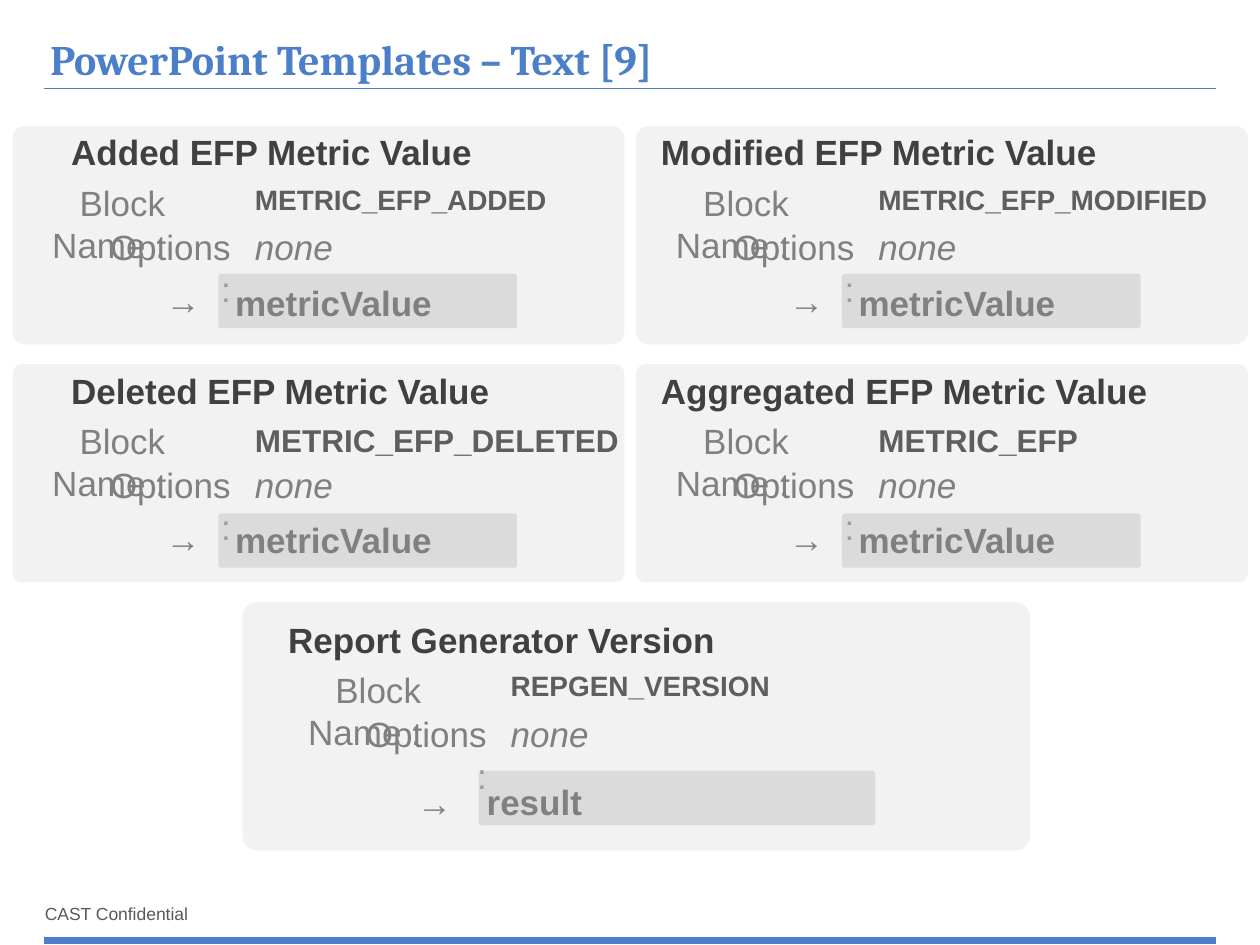
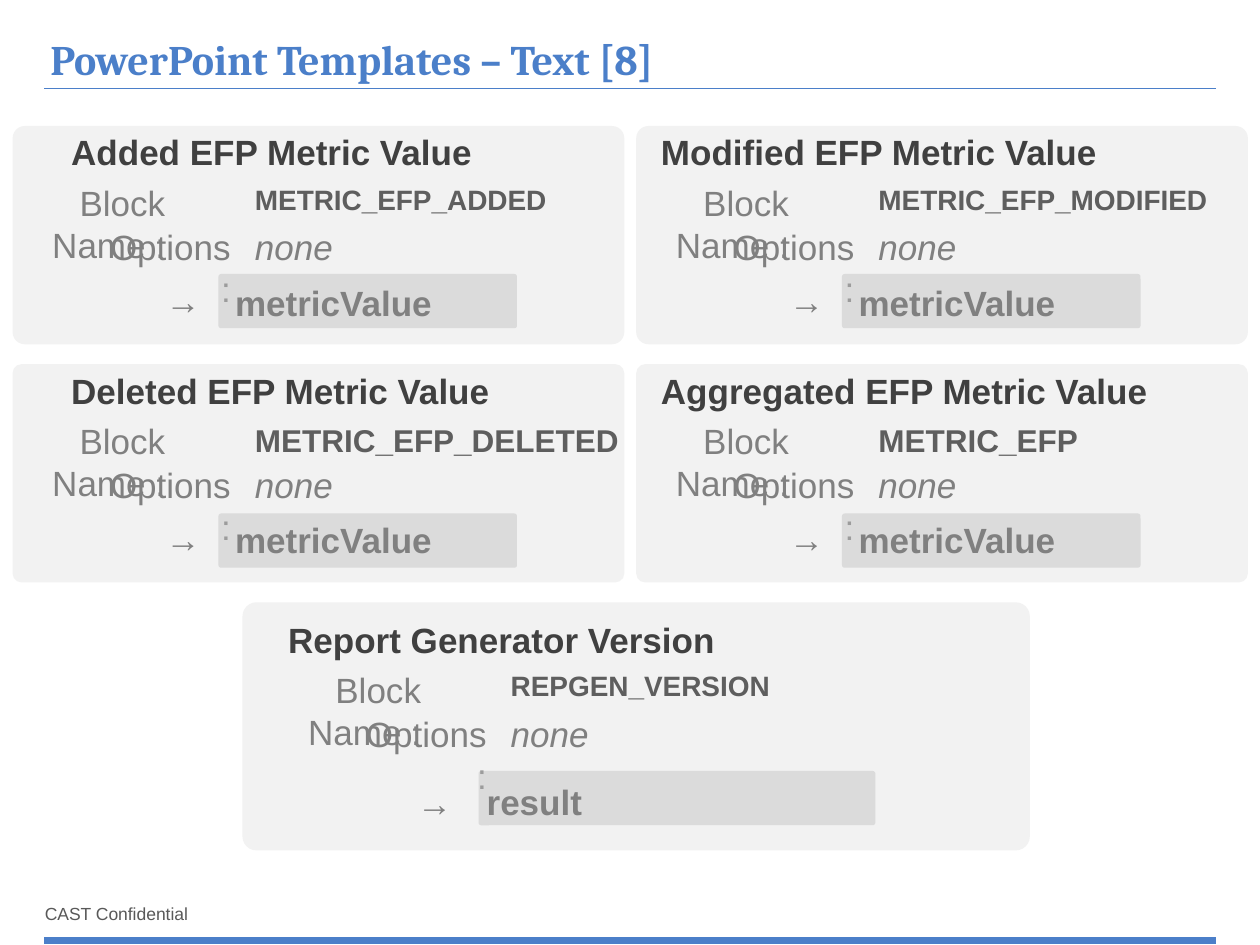
Before and after one commit to CAST-projects/ReportGenerator, a slide deck: slide 16 of CastReporting.Reporting/TemplatesFiles/1- Powerpoint-components-library.pptx (slide 17 before the commit). Drawn at 1260x945 pixels with LibreOffice and Linux fonts; fonts in the diff are those of the drawing; background and template pictures are left out. Boxes give left, top, right and bottom in pixels: in the first picture for what was removed or moved away, otherwise in the second. Text is boxed around its words. In the diff, an @@ line names an element or a change of style, - is before the commit and + after.

Commit message:
REPORTGEN-7 : RULE_TOTAL_CHECKS, RULE_FAILED_CHECKS, RULE_FAILED_ON_TOTAL_CHECKS and templates

```diff
--- a/CastReporting.Reporting/TemplatesFiles/1- Powerpoint-components-library.pptx
+++ b/CastReporting.Reporting/TemplatesFiles/1- Powerpoint-components-library.pptx
@@ title at (50, 44, 653, 84): text changed @@
-PowerPoint Templates – Text [9]
+PowerPoint Templates – Text [8]
```
Also in this commit, not shown: 3 other slides changed, 1 slide removed, 6 other files.
